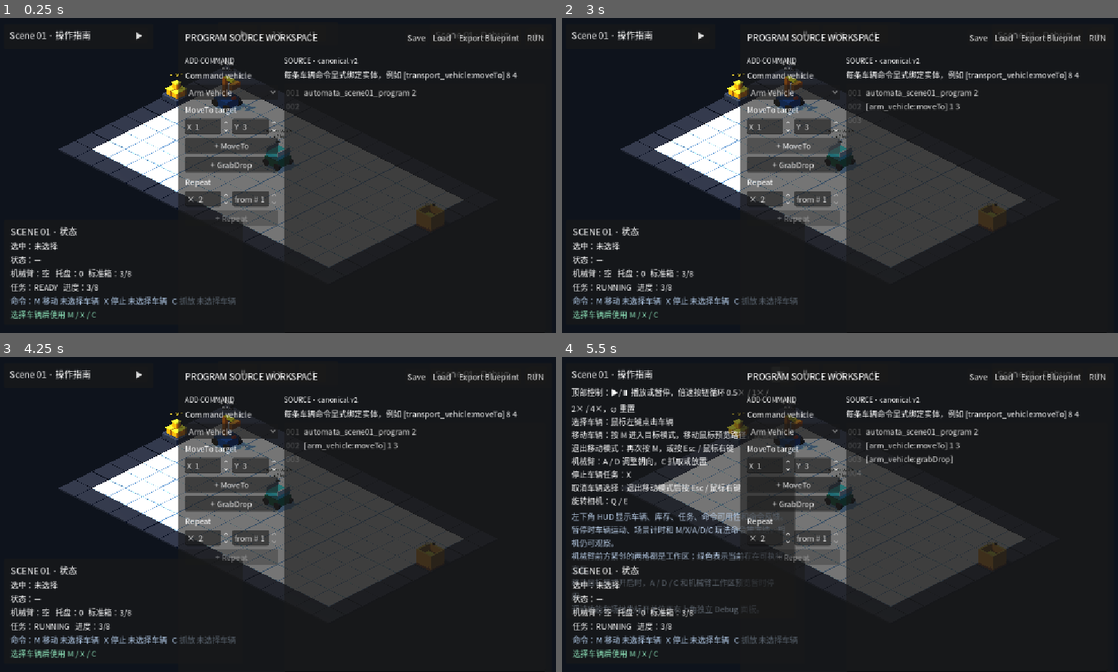
Above: before the commit, frames 1-4 (two rows, left to right).
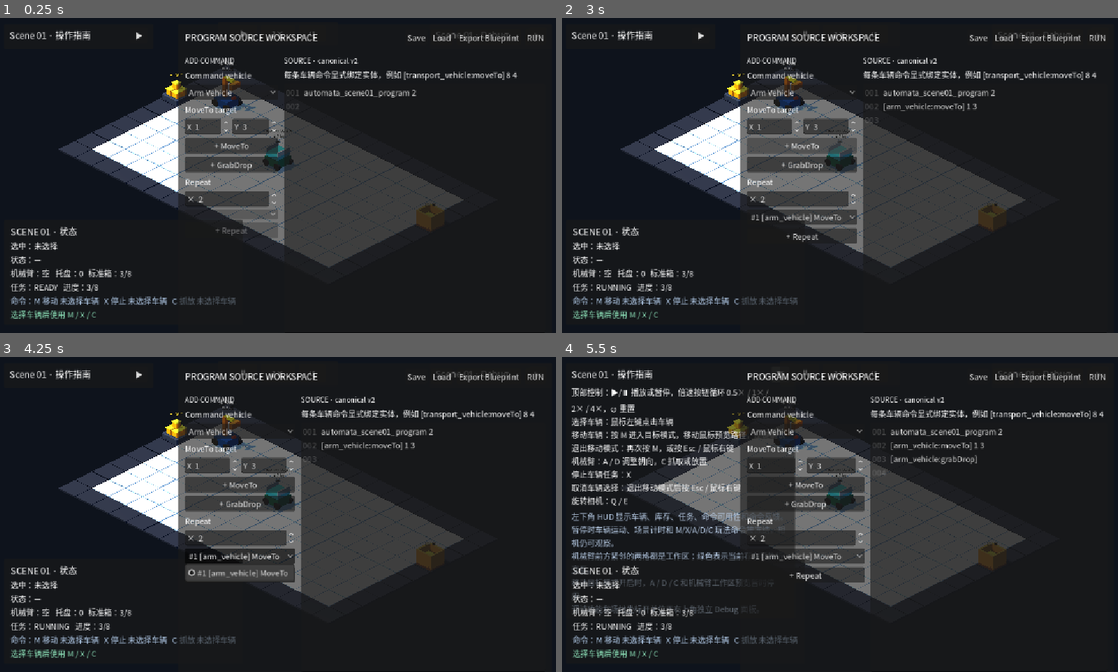
Above: after the commit, the same moments.

Repository: Ri0n72Y/automata
Game: Godot game, scene res://scenes/scene_01/scene_01_basic_packing.tscn
Two runs of this game, one before a commit and one after it. Both use one fixed random seed, a clock stepped at 60 frames per second and the inputs below.
Inputs (mouse positions are in pixels of both pictures, inside the frame that each line leads up to):
- Up to frame 1 (0.25 s): no input
- Up to frame 2 (3 s): click "Export Blueprint" at 0.5 s; click "RUN" at 1.25 s; click "Arm Vehicle" at 2 s; click "+ MoveTo" at 2.75 s
- Up to frame 3 (4.25 s): click (239, 555) at 3.5 s, where only the run after the commit has a clickable "#1 [arm_vehicle] MoveTo"
- Up to frame 4 (5.5 s): click "+ GrabDrop" at 4.25 s; click "▶" at 5 s

The runs differ from the first frame. In frame 1, 0.4% of the frame differs, in the area x 38-50%, y 55-70%; in frame 2, 3.9%; in frame 3, 4.6%, in the area x 33-97%, y 12-75%; in frame 4, 4.2%.
Error before the commit: Cannot call method 'clear' on a null value. (res://scripts/scene_01/scene_01_program_ui.gd:261)

Commit message:
fix(scene-01): list valid Repeat source targets

Diff:
--- a/scenes/scene_01/components/scene_01_program_ui.tscn
+++ b/scenes/scene_01/components/scene_01_program_ui.tscn
@@ -134,27 +134,22 @@
 layout_mode = 2
 text = "Repeat"
 
-[node name="RepeatParams" type="HBoxContainer" parent="RootControl/ProgramPanel/Margin/VBox/Workspace/AddCommandColumn"]
+[node name="RepeatParams" type="VBoxContainer" parent="RootControl/ProgramPanel/Margin/VBox/Workspace/AddCommandColumn"]
 layout_mode = 2
 theme_override_constants/separation = 5
 
 [node name="RepeatCount" type="SpinBox" parent="RootControl/ProgramPanel/Margin/VBox/Workspace/AddCommandColumn/RepeatParams"]
 unique_name_in_owner = true
 layout_mode = 2
-size_flags_horizontal = 3
 min_value = 1.0
 max_value = 100.0
 value = 2.0
 prefix = "× "
 
-[node name="RepeatTarget" type="SpinBox" parent="RootControl/ProgramPanel/Margin/VBox/Workspace/AddCommandColumn/RepeatParams"]
-unique_name_in_owner = true
-layout_mode = 2
-size_flags_horizontal = 3
-min_value = 1.0
-max_value = 1.0
-value = 1.0
-prefix = "from #"
+[node name="RepeatTargetOption" type="OptionButton" parent="RootControl/ProgramPanel/Margin/VBox/Workspace/AddCommandColumn/RepeatParams"]
+unique_name_in_owner = true
+layout_mode = 2
+disabled = true
 
 [node name="AddRepeatButton" type="Button" parent="RootControl/ProgramPanel/Margin/VBox/Workspace/AddCommandColumn"]
 unique_name_in_owner = true
